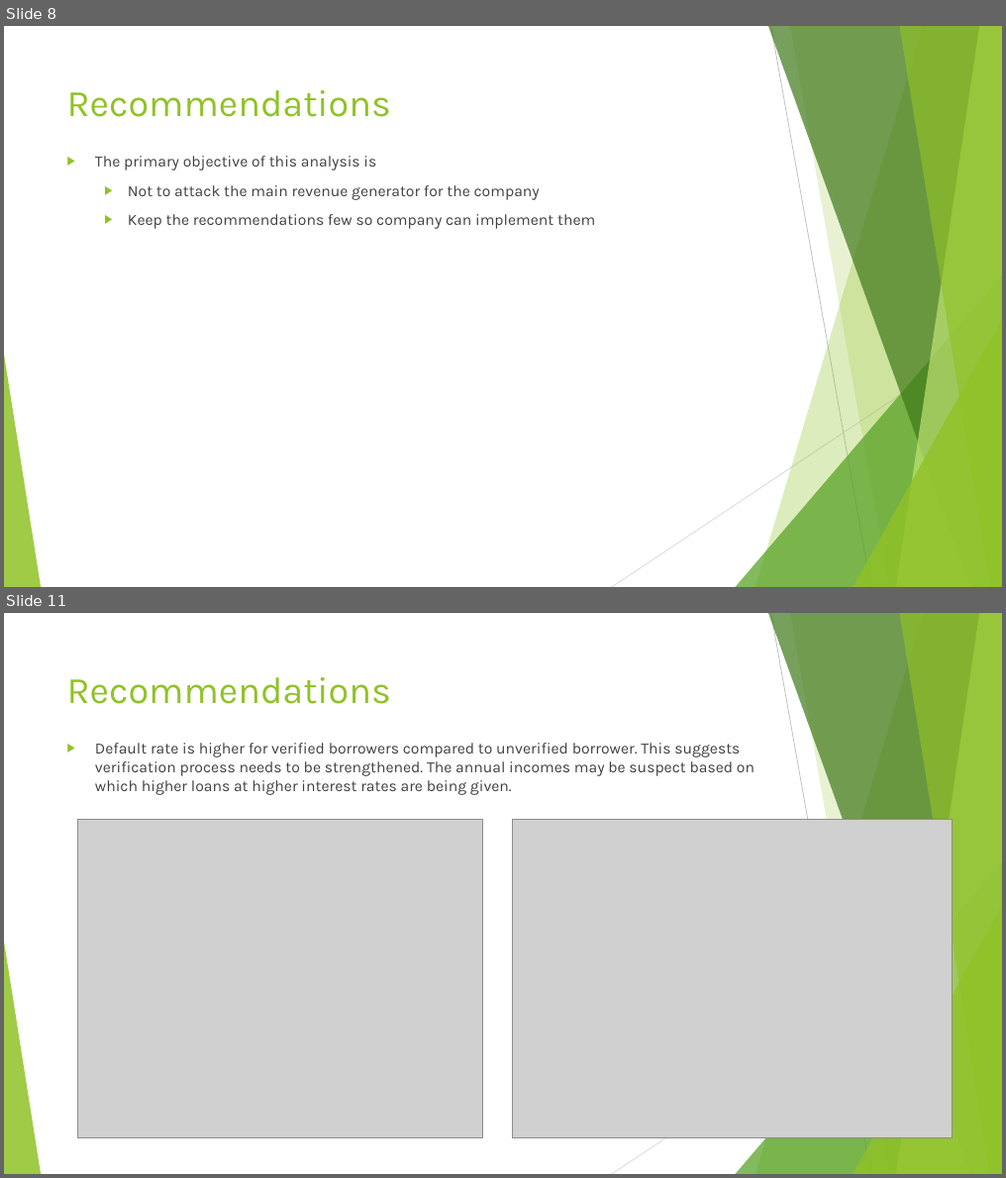
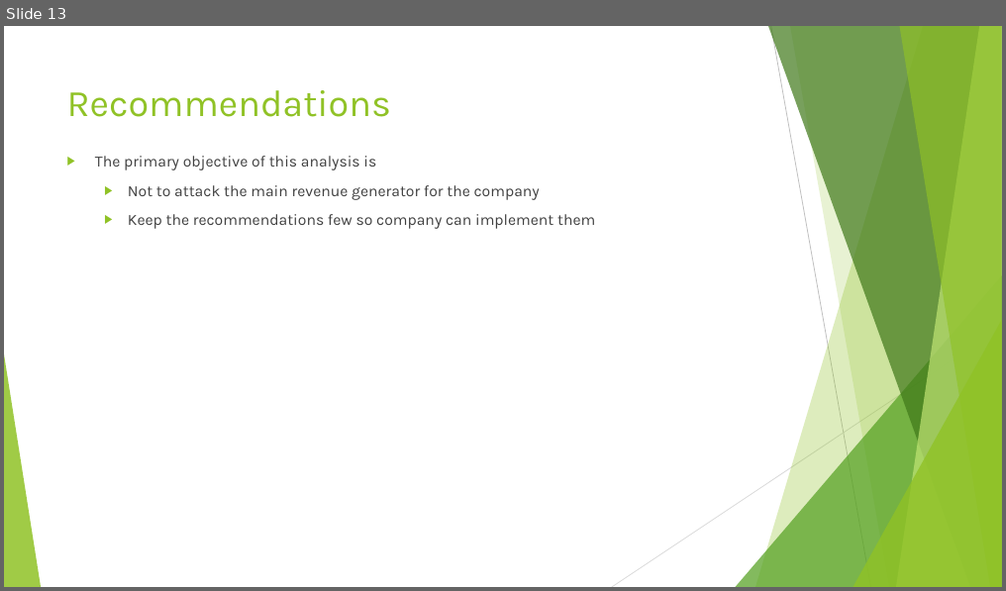
Before and after one commit to sivavaddadi/LendingClubCaseStudy, a slide deck: Lending_Club_Case_Study.pptx. Shown one above the other, each under a label of ours: slides 8 and 11 before the commit, slide 13 after it; the slides between them are not shown. The pictures are 1006x1178 and 1006x591 pixels, drawn with LibreOffice and Linux fonts; fonts in the diff are those of the drawing; grey boxes stand for pictures. Boxes give left, top, right and bottom in pixels: in the first picture for what was removed or moved away, otherwise in the second. Text is boxed around its words. In the diff, an @@ line names an element or a change of style, - is before the commit and + after.

```diff
--- a/Lending_Club_Case_Study.pptx
+++ b/Lending_Club_Case_Study.pptx
@@ slide 11 removed at bbox=[4, 613, 1002, 1174], background #FFFFFF; not listed: 10 template elements that a slide beside it also shows @@
@@ title removed at bbox=[67, 677, 391, 704] @@
-Recommendations
@@ text removed at bbox=[95, 743, 754, 795] @@
-▶ Default rate is higher for verified borrowers compared to unverified borrower. This suggests verification process needs to be strengthened. The annual incomes may be suspect based on which higher loans at higher interest rates are being given.
@@ picture removed at bbox=[78, 820, 482, 1139] @@
@@ picture removed at bbox=[512, 820, 952, 1139] @@
@@ what was slide 8 is now slide 13 @@
```
Also in this commit, not shown: 6 slides changed, 1 slide added, 1 other file.
